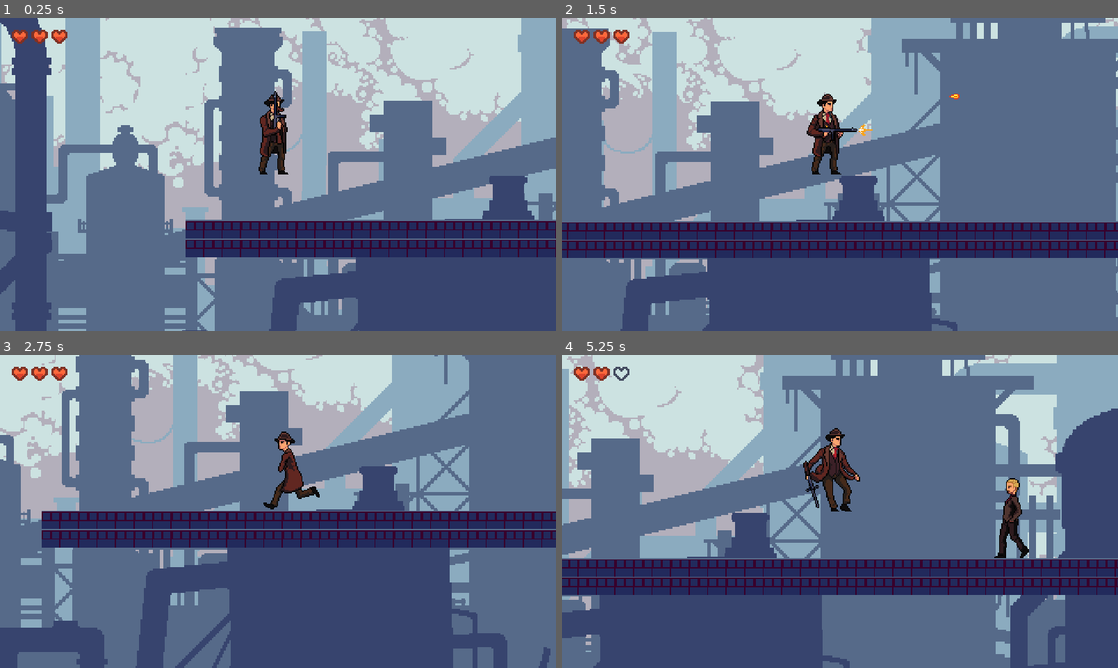
Above: before the commit, frames 1-4 (two rows, left to right).
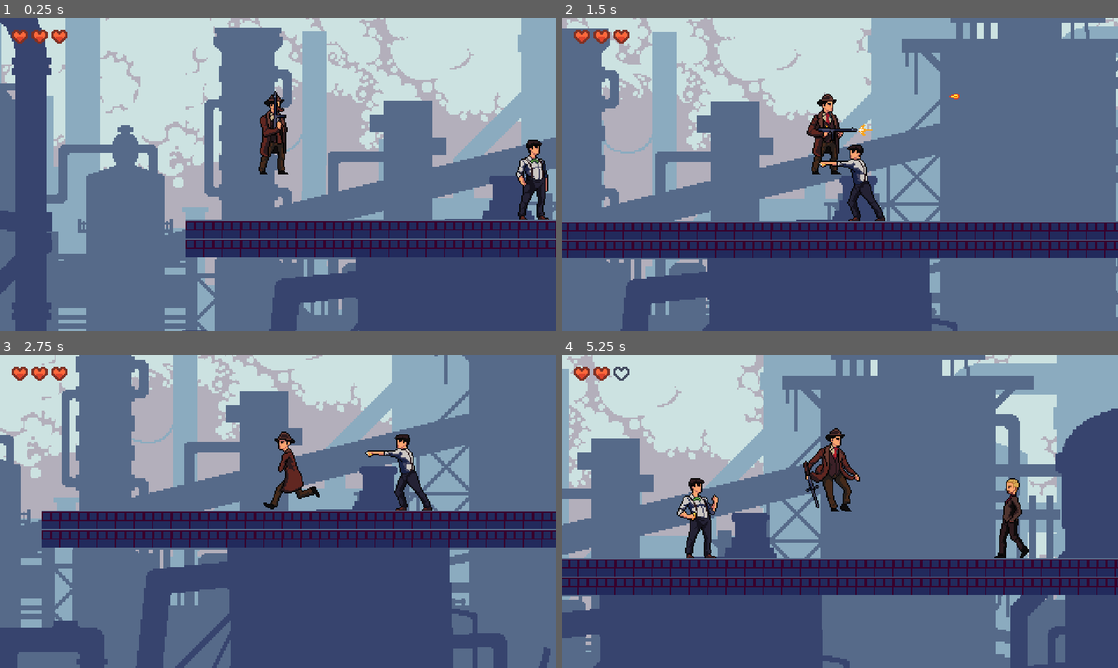
Above: after the commit, the same moments.

Repository: joacko23/GangstasLife
Game: Godot game, scene res://levels/test_levels/test_level.tscn
The game is run twice, just before and just after one commit, with the same random seed, the same clock (stepped at 60 frames per second) and the same inputs.
Inputs:
- Up to frame 1 (0.25 s): no input
- Up to frame 2 (1.5 s): hold Shift (run) 0.53-1.28 s; hold D (move_right) from 0.53 s (still down); tap Space (jump) at 0.77 s; tap L (shoot) at 1.35 s
- Up to frame 3 (2.75 s): tap Space (jump) at 1.52 s; release D (move_right) at 2.03 s; hold A (move_left) from 2.03 s (still down); hold Shift (run) from 2.03 s (still down)
- Up to frame 4 (5.25 s): release A (move_left) at 2.78 s; release Shift (run) at 2.78 s; hold D (move_right) 2.78-4.28 s; tap L (shoot) at 2.85, 4.35 s; tap Space (jump) at 3.02, 3.77, 4.52 s; hold Shift (run) 3.53-4.28 s; hold A (move_left) 4.28-5.03 s; hold D (move_right) from 5.03 s (still down); hold Shift (run) from 5.03 s (still down)

The runs differ from the first frame. In frame 1, 0.9% of the frame differs, in the area x 92-99%, y 38-65%; in frame 2, 0.8%; in frame 3, 0.8%; in frame 4, 1.0%, in the area x 20-29%, y 39-65%.

Commit message:
modificaciones en el test level y se crea el editor_layout

Diff:
--- a/levels/test_levels/test_level.tscn
+++ b/levels/test_levels/test_level.tscn
@@ -1,9 +1,10 @@
-[gd_scene load_steps=5 format=3 uid="uid://57v8khg6wbc2"]
+[gd_scene load_steps=6 format=3 uid="uid://57v8khg6wbc2"]
 
 [ext_resource type="PackedScene" uid="uid://m5aprl02auuo" path="res://levels/base_level.tscn" id="1_44ktn"]
 [ext_resource type="PackedScene" uid="uid://ccaj7u6w1n6wq" path="res://background/parallax_background.tscn" id="2_1wxp8"]
 [ext_resource type="PackedScene" uid="uid://bqcn6g0yflk41" path="res://ui/game_screen.tscn" id="4_gt2o1"]
 [ext_resource type="PackedScene" uid="uid://crruqy5ve7qd1" path="res://enemies/gangsta1/enemy_gangsta1.tscn" id="4_ixt2t"]
+[ext_resource type="PackedScene" uid="uid://dp68vnlte7rdn" path="res://enemies/gangsta2/gangsta_2.tscn" id="5_46nh2"]
 
 [node name="TestLevel" instance=ExtResource("1_44ktn")]
 
@@ -25,3 +26,6 @@
 position = Vector2(640, -88)
 
 [node name="GameScreen" parent="." index="4" instance=ExtResource("4_gt2o1")]
+
+[node name="Gangsta2" parent="." index="5" instance=ExtResource("5_46nh2")]
+position = Vector2(304, -104)
